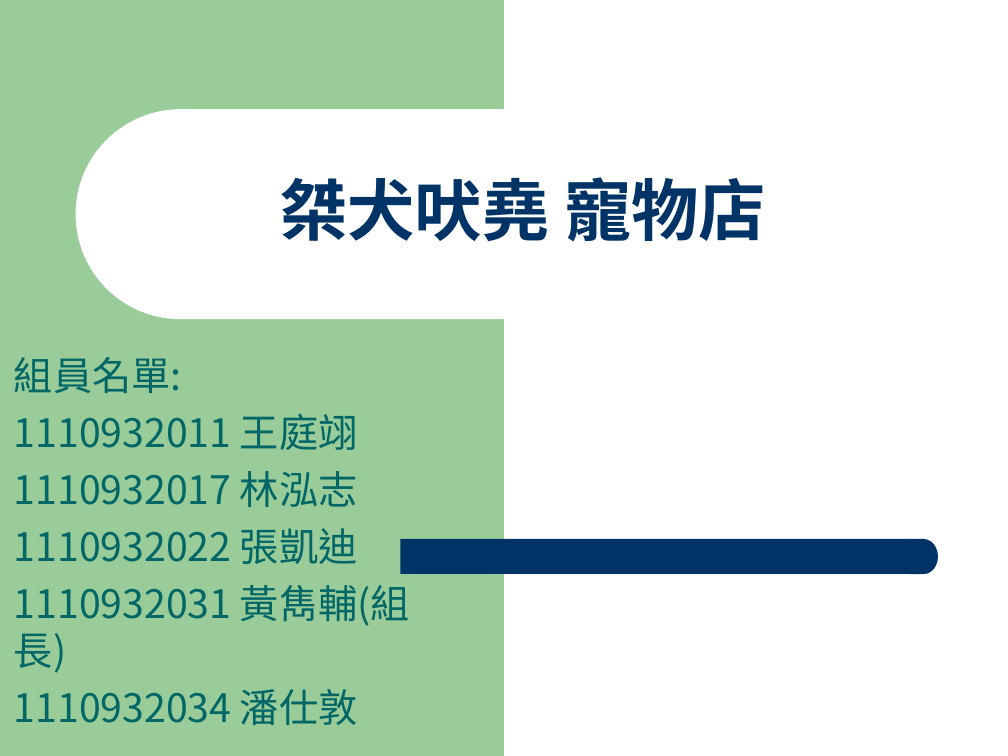
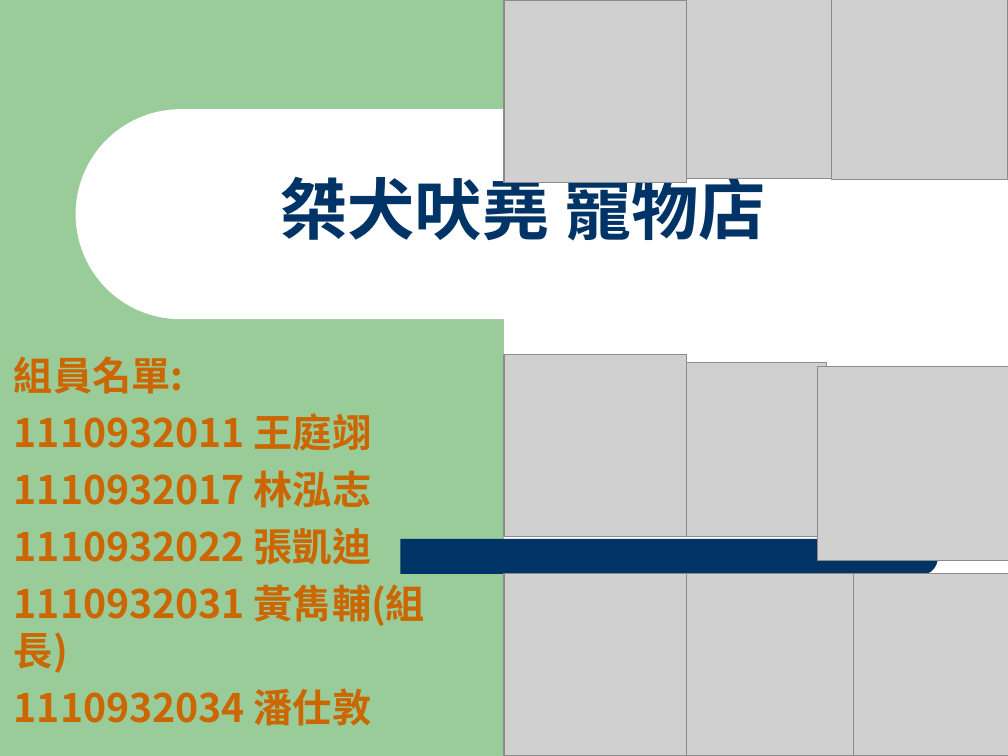
Before and after one commit to frank1110932031/1110932031, a slide deck: slide 1 of 桀犬吠堯 寵物店.ppt. Drawn at 1008x756 pixels with LibreOffice and Linux fonts; fonts in the diff are those of the drawing; grey boxes stand for pictures. Boxes give left, top, right and bottom in pixels: in the first picture for what was removed or moved away, otherwise in the second. Text is boxed around its words. In the diff, an @@ line names an element or a change of style, - is before the commit and + after.

```diff
--- a/桀犬吠堯 寵物店.ppt
+++ b/桀犬吠堯 寵物店.ppt
@@ picture added at [504,0,686,182] @@
@@ picture added at [670,0,849,178] @@
@@ picture added at [832,0,1008,179] @@
@@ text "桀犬吠堯 寵物店" rewrapped from [281,177,767,242] to [280,166,766,251] @@
@@ subtitle "組員名單:" at [14,356,425,726]: text colour #006666 to #CC6600, bold on @@
@@ picture added at [504,354,686,536] @@
@@ picture added at [662,362,826,536] @@
@@ picture added at [817,366,1008,560] @@
@@ picture added at [504,574,686,756] @@
@@ picture added at [670,574,853,756] @@
@@ picture added at [830,574,1008,756] @@
```
Also in this commit, not shown: 6 other files.
